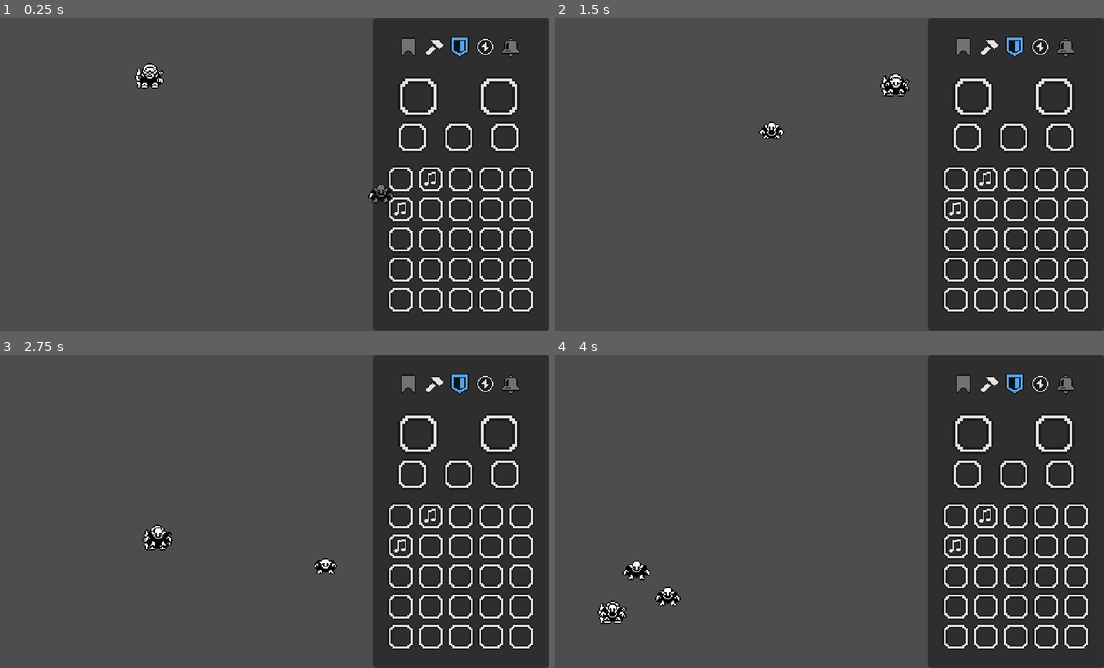
Above: before the commit, frames 1-4 (two rows, left to right).
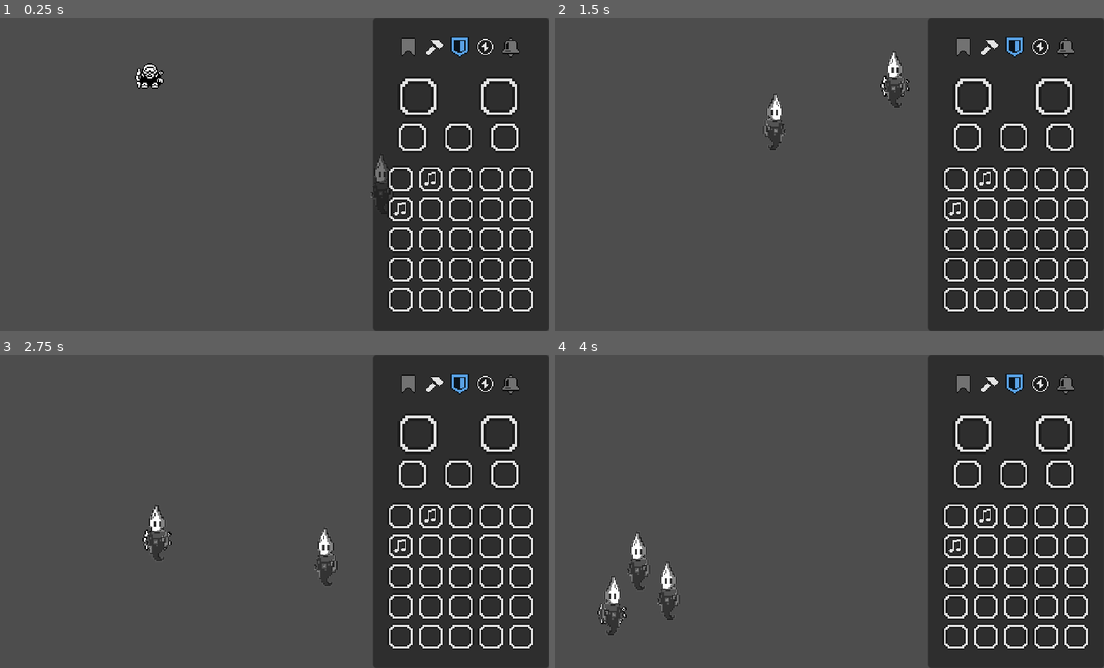
Above: after the commit, the same moments.

Repository: ReyCristian/bullet-kingdom-alchemist
Game: Godot game, scene res://escenas/node_2d.tscn
Two runs of this game, one before a commit and one after it. Both use one fixed random seed, a clock stepped at 60 frames per second and the inputs below. The engine's default icon, where the game draws it, is replaced by a stand-in: a white triangle on a blue panel in a dark square.
Inputs (mouse positions are in pixels of both pictures, inside the frame that each line leads up to):
- Up to frame 1 (0.25 s): no input
- Up to frame 2 (1.5 s): drag from (972, 96) to (895, 171) at 0.52 s; drag from (1054, 96) to (867, 80) at 1.27 s
- Up to frame 3 (2.75 s): move the mouse to (411, 473) at 2.02 s; hold Right (ui_right) from 2.03 s (still down); click (411, 473) at 2.1 s
- Up to frame 4 (4 s): release Right (ui_right) at 2.75 s; drag from (1016, 473) to (708, 539) at 2.77 s; drag from (1060, 473) to (747, 574) at 3.52 s

The runs differ from the first frame. In frame 1, 0.2% of the frame differs, in the area x 67-72%, y 44-60%; in frame 2, 0.9%; in frame 3, 0.9%; in frame 4, 1.4%, in the area x 8-23%, y 56-90%.

Commit message:
feat / Cargo el Boceto que mandaron del enemigo 1

Diff:
--- a/Enemigo.tscn
+++ /dev/null
@@ -1,3 +0,0 @@
-[gd_scene format=3 uid="uid://csgshdcvsl28o"]
-
-[node name="CharacterBody2D" type="CharacterBody2D"]
--- a/escenas/Enemigo.tscn
+++ /dev/null
@@ -1,47 +0,0 @@
-[gd_scene load_steps=8 format=3 uid="uid://djibg3hsqaq5i"]
-
-[ext_resource type="Script" path="res://scripts/enemigo.gd" id="1_ex5e3"]
-[ext_resource type="Texture2D" uid="uid://d3md2spbjsn3y" path="res://Sprites/DoomlandKit/Single-Characters/Goblin1.png" id="1_qk8da"]
-[ext_resource type="Texture2D" uid="uid://bllwavetjyged" path="res://Sprites/DoomlandKit/Single-Characters/Goblin2.png" id="2_b37mr"]
-[ext_resource type="Texture2D" uid="uid://bq8st7dhb31jp" path="res://Sprites/DoomlandKit/Single-Characters/Goblin3.png" id="3_p0pgq"]
-[ext_resource type="Texture2D" uid="uid://jhgkagn858uh" path="res://Sprites/DoomlandKit/Single-Characters/Goblin4.png" id="4_5k27x"]
-
-[sub_resource type="SpriteFrames" id="SpriteFrames_gsrjk"]
-animations = [{
-"frames": [{
-"duration": 1.0,
-"texture": ExtResource("1_qk8da")
-}, {
-"duration": 1.0,
-"texture": ExtResource("2_b37mr")
-}, {
-"duration": 1.0,
-"texture": ExtResource("3_p0pgq")
-}, {
-"duration": 1.0,
-"texture": ExtResource("4_5k27x")
-}],
-"loop": true,
-"name": &"default",
-"speed": 5.0
-}]
-
-[sub_resource type="RectangleShape2D" id="RectangleShape2D_tvd43"]
-size = Vector2(19, 17)
-
-[node name="CharacterBody2D" type="CharacterBody2D" groups=["enemigo"]]
-script = ExtResource("1_ex5e3")
-
-[node name="AnimatedSprite2D2" type="AnimatedSprite2D" parent="." groups=["enemigo"]]
-sprite_frames = SubResource("SpriteFrames_gsrjk")
-frame_progress = 0.0982929
-
-[node name="Area2D2" type="Area2D" parent="." groups=["enemigo"]]
-position = Vector2(-0.5, 1.5)
-scale = Vector2(1.08413, -2.0826)
-
-[node name="CollisionShape2D2" type="CollisionShape2D" parent="Area2D2" groups=["enemigo"]]
-scale = Vector2(0.922399, -0.480169)
-shape = SubResource("RectangleShape2D_tvd43")
-
-[connection signal="area_entered" from="Area2D2" to="." method="_on_area_2d_area_entered"]
--- a/escenas/node_2d.tscn
+++ b/escenas/node_2d.tscn
@@ -2,10 +2,10 @@
 
 [ext_resource type="Script" path="res://controladores/juego.gd" id="1_c4lb7"]
 [ext_resource type="PackedScene" uid="uid://doysd4cyg6o44" path="res://personajes/heroe.tscn" id="1_n280o"]
+[ext_resource type="PackedScene" uid="uid://c4v6prg73mrmh" path="res://controladores/spawn_enemigo.tscn" id="3_882qa"]
 [ext_resource type="PackedScene" uid="uid://ciu0tmh8n58fi" path="res://ui/deidad.tscn" id="4_mkdev"]
 [ext_resource type="Script" path="res://contenedores/items_sueltos.gd" id="5_bgjbg"]
 [ext_resource type="FontFile" uid="uid://cqiu5nyi5bygj" path="res://ui/fuente/Mojang-Regular.ttf" id="6_mhtco"]
-[ext_resource type="PackedScene" uid="uid://c4v6prg73mrmh" path="res://scripts/spawn_enemigo.tscn" id="7_1yj5m"]
 
 [sub_resource type="RectangleShape2D" id="RectangleShape2D_7mms0"]
 size = Vector2(51.1846, 246.848)
@@ -58,8 +58,7 @@
 position = Vector2(204.093, -16.886)
 shape = SubResource("RectangleShape2D_7mms0")
 
-[node name="Area2D" parent="." instance=ExtResource("7_1yj5m")]
-position = Vector2(-2, 4)
+[node name="Area2D" parent="." instance=ExtResource("3_882qa")]
 
 [node name="Deidad" parent="." instance=ExtResource("4_mkdev")]
 
@@ -78,5 +77,4 @@
 theme_override_fonts/font = ExtResource("6_mhtco")
 theme_override_font_sizes/font_size = 8
 
-[connection signal="child_entered_tree" from="Area2D" to="." method="_on_child_entered_tree"]
 [connection signal="tomar_item" from="ContenedorItemsSueltos" to="." method="tomar_item"]
--- a/personajes/enemigo.gd
+++ b/personajes/enemigo.gd
@@ -12,9 +12,12 @@
 	if personaje:
 		var direction = (personaje.global_position - global_position).normalized()
 		velocity = direction * SPEED
-		$AnimatedSprite2D2.play()
+		#$AnimatedSprite2D2.play()
+		if direction.x > 0:
+			$AnimationPlayer.play("derecha")
+		else:
+			$AnimationPlayer.play("izquierda")
 		move_and_slide()
-
 
 
 
--- a/personajes/enemigo.tscn
+++ b/personajes/enemigo.tscn
@@ -6,6 +6,7 @@
 [ext_resource type="Texture2D" uid="uid://bllwavetjyged" path="res://Sprites/DoomlandKit/Single-Characters/Goblin2.png" id="3_vwxeo"]
 [ext_resource type="Texture2D" uid="uid://bq8st7dhb31jp" path="res://Sprites/DoomlandKit/Single-Characters/Goblin3.png" id="4_m5pee"]
 [ext_resource type="Texture2D" uid="uid://jhgkagn858uh" path="res://Sprites/DoomlandKit/Single-Characters/Goblin4.png" id="5_jyxyu"]
+[ext_resource type="Texture2D" uid="uid://8anklajwbtn2" path="res://Sprites/enemigos/fantom elemental.png" id="7_7l4c0"]
 
 [sub_resource type="SpriteFrames" id="SpriteFrames_li8ha"]
 animations = [{
@@ -28,12 +29,107 @@
 }]
 
 [sub_resource type="RectangleShape2D" id="RectangleShape2D_7ubm1"]
-size = Vector2(23.7817, 22.2222)
+size = Vector2(23.7817, 50)
+
+[sub_resource type="Animation" id="Animation_yp2jn"]
+length = 0.001
+tracks/0/type = "value"
+tracks/0/imported = false
+tracks/0/enabled = true
+tracks/0/path = NodePath("FantomElemental:scale")
+tracks/0/interp = 1
+tracks/0/loop_wrap = true
+tracks/0/keys = {
+"times": PackedFloat32Array(0),
+"transitions": PackedFloat32Array(1),
+"update": 0,
+"values": [Vector2(0.272059, 0.272059)]
+}
+tracks/1/type = "value"
+tracks/1/imported = false
+tracks/1/enabled = true
+tracks/1/path = NodePath("FantomElemental:position")
+tracks/1/interp = 1
+tracks/1/loop_wrap = true
+tracks/1/keys = {
+"times": PackedFloat32Array(0),
+"transitions": PackedFloat32Array(1),
+"update": 0,
+"values": [Vector2(0, 1)]
+}
+
+[sub_resource type="Animation" id="Animation_1xlmt"]
+resource_name = "moverse"
+length = 0.4
+loop_mode = 1
+step = 0.1
+tracks/0/type = "value"
+tracks/0/imported = false
+tracks/0/enabled = true
+tracks/0/path = NodePath("FantomElemental:scale")
+tracks/0/interp = 1
+tracks/0/loop_wrap = true
+tracks/0/keys = {
+"times": PackedFloat32Array(0, 0.2),
+"transitions": PackedFloat32Array(1, 1),
+"update": 0,
+"values": [Vector2(0.735294, 0.735294), Vector2(0.735, 0.8)]
+}
+tracks/1/type = "value"
+tracks/1/imported = false
+tracks/1/enabled = true
+tracks/1/path = NodePath("FantomElemental:position")
+tracks/1/interp = 1
+tracks/1/loop_wrap = true
+tracks/1/keys = {
+"times": PackedFloat32Array(0, 0.2),
+"transitions": PackedFloat32Array(1, 1),
+"update": 0,
+"values": [Vector2(0, 0), Vector2(0, -2)]
+}
+
+[sub_resource type="Animation" id="Animation_syce7"]
+resource_name = "izquierda"
+length = 0.4
+loop_mode = 1
+step = 0.1
+tracks/0/type = "value"
+tracks/0/imported = false
+tracks/0/enabled = true
+tracks/0/path = NodePath("FantomElemental:scale")
+tracks/0/interp = 1
+tracks/0/loop_wrap = true
+tracks/0/keys = {
+"times": PackedFloat32Array(0, 0.2),
+"transitions": PackedFloat32Array(1, 1),
+"update": 0,
+"values": [Vector2(-0.735, 0.735), Vector2(-0.735, 0.8)]
+}
+tracks/1/type = "value"
+tracks/1/imported = false
+tracks/1/enabled = true
+tracks/1/path = NodePath("FantomElemental:position")
+tracks/1/interp = 1
+tracks/1/loop_wrap = true
+tracks/1/keys = {
+"times": PackedFloat32Array(0, 0.2),
+"transitions": PackedFloat32Array(1, 1),
+"update": 0,
+"values": [Vector2(0, 0), Vector2(0, -2)]
+}
+
+[sub_resource type="AnimationLibrary" id="AnimationLibrary_krs7q"]
+_data = {
+"RESET": SubResource("Animation_yp2jn"),
+"derecha": SubResource("Animation_1xlmt"),
+"izquierda": SubResource("Animation_syce7")
+}
 
 [node name="Enemigo" groups=["enemigo"] instance=ExtResource("1_q0yw8")]
 script = ExtResource("2_pncuf")
 
 [node name="AnimatedSprite2D2" type="AnimatedSprite2D" parent="." index="0"]
+visible = false
 position = Vector2(0.389864, 3.11891)
 sprite_frames = SubResource("SpriteFrames_li8ha")
 
@@ -42,8 +138,18 @@
 scale = Vector2(1.08413, -2.0826)
 
 [node name="CollisionShape2D2" type="CollisionShape2D" parent="Area2D2" index="0" groups=["enemigo"]]
-position = Vector2(0.641005, -1.43255)
+position = Vector2(0.641003, 0.720253)
 scale = Vector2(0.922399, -0.480169)
 shape = SubResource("RectangleShape2D_7ubm1")
 
+[node name="FantomElemental" type="Sprite2D" parent="." index="2"]
+position = Vector2(0, 1)
+scale = Vector2(0.272059, 0.272059)
+texture = ExtResource("7_7l4c0")
+
+[node name="AnimationPlayer" type="AnimationPlayer" parent="." index="3"]
+libraries = {
+"": SubResource("AnimationLibrary_krs7q")
+}
+
 [connection signal="area_entered" from="Area2D2" to="." method="_on_area_2d_area_entered"]
--- a/scripts/enemigo.gd
+++ /dev/null
@@ -1,24 +0,0 @@
-extends CharacterBody2D
-
-
-const SPEED = 150
-
-var personaje = null
-
-func _ready() -> void:
-	personaje = get_tree().get_nodes_in_group("personaje")[0]
-
-func _process(delta):
-	if personaje:
-		var direction = (personaje.global_position - global_position).normalized()
-		velocity = direction * SPEED
-		$AnimatedSprite2D2.play()
-		move_and_slide()
-
-
-
-
-
-func _on_area_2d_area_entered(area: Area2D) -> void:
-	if area.is_in_group("bullet"):
-		queue_free()
--- a/ui/deidad.tscn
+++ b/ui/deidad.tscn
@@ -55,7 +55,7 @@
 contenedores_click_secundario = [NodePath("../Basurero")]
 columnas = 5
 espacio_slot = Vector2(10, 10)
-grid = NodePath("@GridContainer@17245")
+grid = NodePath("@GridContainer@17239")
 
 [node name="Basurero" type="Container" parent="Panel" node_paths=PackedStringArray("tacho", "grid") groups=["Hechizos"]]
 layout_mode = 0
Binary file added: Sprites/enemigos/fantom elemental.png
Not shown, added: Sprites/enemigos/fantom elemental.png.import
Not shown: 1 places in personajes/enemigo.tscn that only renumber resources
Not shown: 7 places in ui/deidad.tscn that only renumber resources
